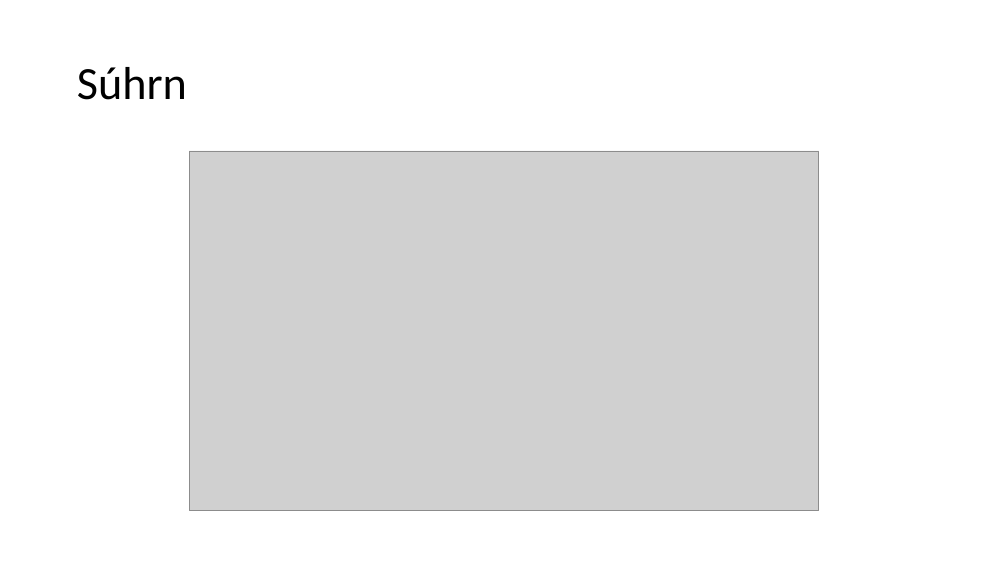
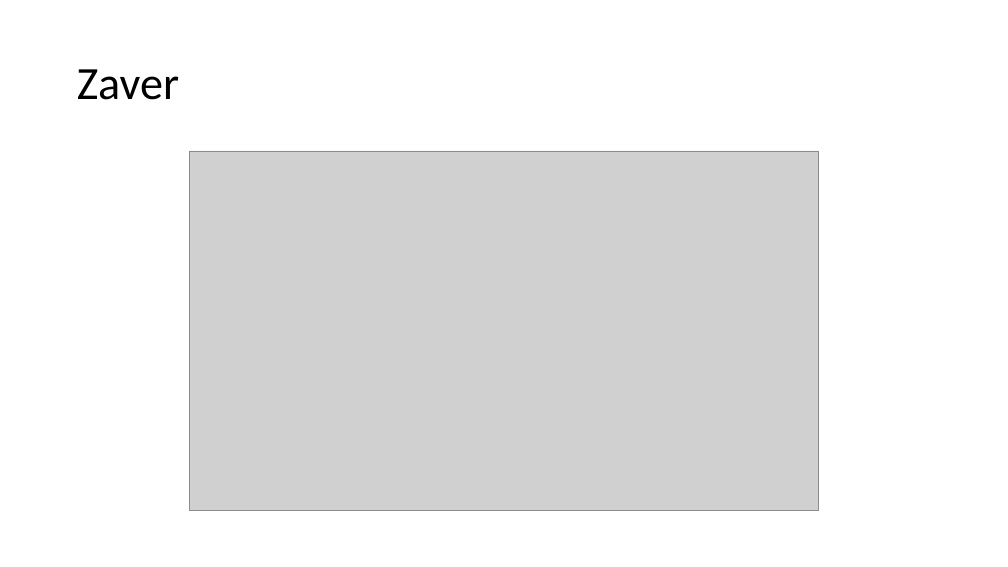
Before and after one commit to AndreiShchepa/BUT_COMPILER_2021, a slide deck: slide 9 of documentation/Presentation.pptx. Drawn at 1008x567 pixels with LibreOffice and Linux fonts; fonts in the diff are those of the drawing; grey boxes stand for pictures. Boxes give left, top, right and bottom in pixels: in the first picture for what was removed or moved away, otherwise in the second. Text is boxed around its words. In the diff, an @@ line names an element or a change of style, - is before the commit and + after.

```diff
--- a/documentation/Presentation.pptx
+++ b/documentation/Presentation.pptx
@@ title at [77,69,179,100]: text changed @@
-Súhrn
+Zaver
```
Also in this commit, not shown: 5 other slides changed, 1 slide added, 1 slide removed, 1 other file.
